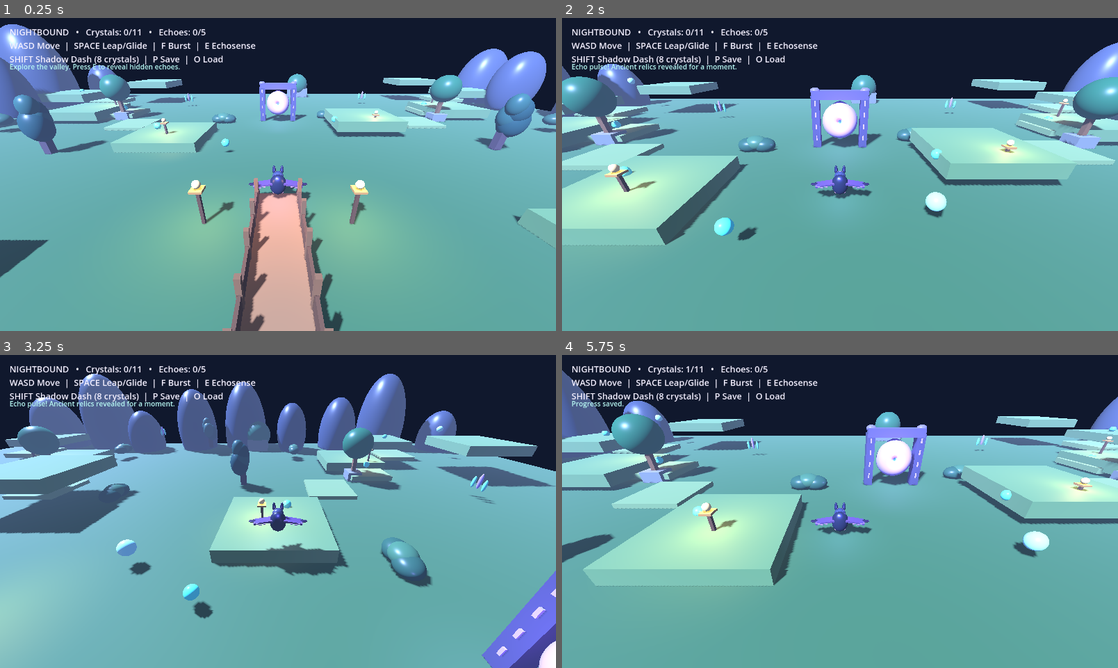
Above: before the commit, frames 1-4 (two rows, left to right).
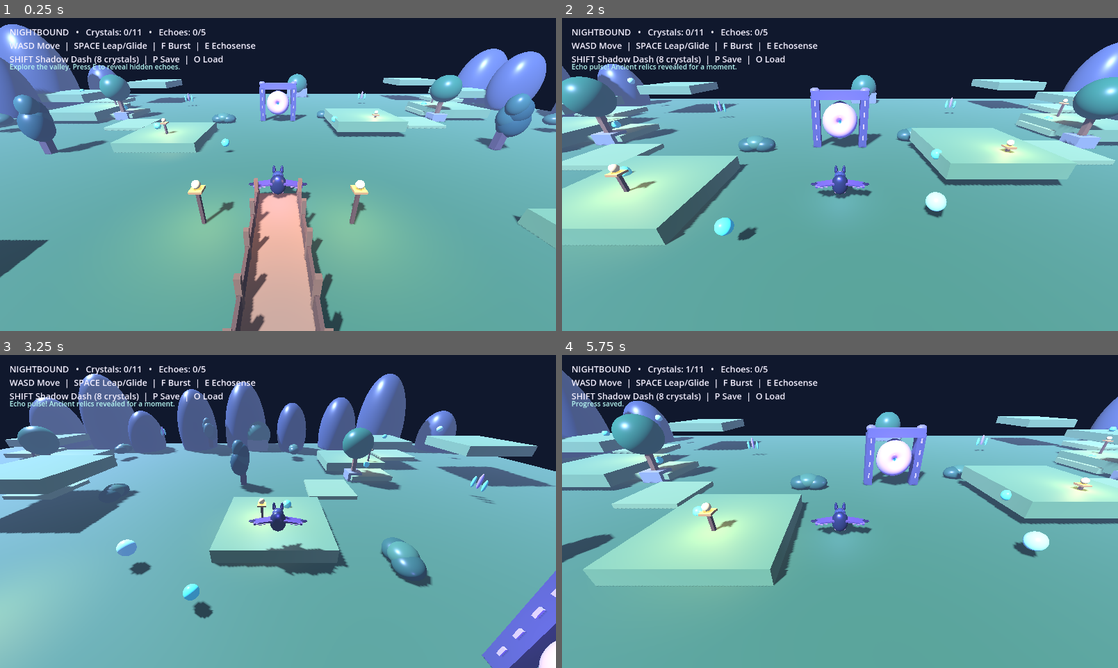
Above: after the commit, the same moments.

Repository: Dynamon91/nightbound
Game: Godot game, scene res://scenes/main.tscn
Same seed, same stepped clock (60 frames per second), same inputs: the game is played once before the commit and once after it.
Inputs:
- Up to frame 1 (0.25 s): no input
- Up to frame 2 (2 s): tap E (echosense) at 0.5, 1.35 s; hold F (burst) 0.53-1.28 s; hold W (move_forward) from 0.53 s (still down); tap Space (jump) at 0.77, 1.52 s
- Up to frame 3 (3.25 s): release W (move_forward) at 2.03 s; hold Shift (shadow_dash) 2.03-2.78 s; hold A (move_left) from 2.03 s (still down); tap F (burst) at 2.85 s; tap Space (jump) at 3.02 s
- Up to frame 4 (5.75 s): release A (move_left) at 3.53 s; hold S (move_back) 3.53-4.28 s; tap E (echosense) at 3.6 s; tap Space (jump) at 3.77, 4.52 s; hold D (move_right) 4.28-5.03 s; tap Shift (shadow_dash) at 4.35 s; hold W (move_forward) from 5.03 s (still down); hold F (burst) from 5.03 s (still down)

The runs differ from the first frame. In frame 1, less than 0.1% of the frame differs, in the area x 47-53%, y 23-29%; in frame 2, less than 0.1%; in frame 3, 0.2%, in the area x 92-100%, y 81-96%; in frame 4, less than 0.1%.

Commit message:
feat: animate realm gate awakening after crystal collection

Diff:
--- a/scripts/main.gd
+++ b/scripts/main.gd
@@ -24,6 +24,9 @@
 var dash_unlocked := false
 var portal_open := false
 var victory_shown := false
+var portal_core_node: MeshInstance3D
+var portal_glow_light: OmniLight3D
+var portal_anim_time := 0.0
 
 func material(color: Color, roughness := 0.75) -> StandardMaterial3D:
 	var m := StandardMaterial3D.new()
@@ -175,14 +178,15 @@
 		var cap := add_sphere(self, Vector3(side * 2.25, 5.2, -18), 0.45, Color("#7a6f9b"))
 		cap.scale = Vector3(1.0, 0.65, 0.85)
 	# Portal center uses a flattened glowing crystal-like orb with layered rings.
-	var portal_core := add_sphere(self, Vector3(0, 2.7, -18.05), 1.35, Color("#8759db"))
-	portal_core.scale = Vector3(0.88, 1.2, 0.35)
-	var core_glow := OmniLight3D.new()
-	core_glow.position = Vector3(0, 2.8, -16.8)
-	core_glow.light_color = Color("#9c75ff")
-	core_glow.light_energy = 1.6
-	core_glow.omni_range = 7.0
-	add_child(core_glow)
+	portal_core_node = add_sphere(self, Vector3(0, 2.7, -18.05), 1.35, Color("#342c58"))
+	portal_core_node.scale = Vector3(0.88, 1.2, 0.18)
+	portal_glow_light = OmniLight3D.new()
+	portal_glow_light.name = "RealmGateCoreLight"
+	portal_glow_light.position = Vector3(0, 2.8, -16.8)
+	portal_glow_light.light_color = Color("#9c75ff")
+	portal_glow_light.light_energy = 0.25
+	portal_glow_light.omni_range = 7.0
+	add_child(portal_glow_light)
 	# Concentric luminous rings give the realm gate a stronger focal silhouette.
 	for ring_scale in [1.0, 0.78]:
 		var ring := MeshInstance3D.new()
@@ -361,10 +365,24 @@
 				save_game()
 	if crystals >= 11 and not portal_open:
 		portal_open = true
+		portal_anim_time = 0.0
 		show_message("All 11 crystals gathered! The Realm Gate awakens.")
-	if portal_open and not victory_shown and player.global_position.distance_to(Vector3(0, 2.5, -18)) < 3.0:
-		victory_shown = true
-		show_message("REALM GATE OPEN — You have awakened the ancient passage!")
+	if portal_open:
+		portal_anim_time += delta
+		if is_instance_valid(portal_core_node):
+			var opening := minf(portal_anim_time / 1.8, 1.0)
+			portal_core_node.scale = Vector3(0.88, 1.2, 0.18 + opening * 0.22)
+			var core_material := portal_core_node.material_override as StandardMaterial3D
+			if core_material:
+				core_material.albedo_color = Color("#342c58").lerp(Color("#a86bff"), opening)
+				core_material.emission_enabled = true
+				core_material.emission = Color("#8e56ff")
+				core_material.emission_energy_multiplier = opening * 1.8
+		if is_instance_valid(portal_glow_light):
+			portal_glow_light.light_energy = minf(portal_anim_time / 1.8, 1.0) * 2.4
+		if not victory_shown and player.global_position.distance_to(Vector3(0, 2.5, -18)) < 3.0:
+			victory_shown = true
+			show_message("REALM GATE OPEN — You have awakened the ancient passage!")
 	if revealed and pulse_time <= 0.0:
 		revealed = false
 		for secret in secrets:
